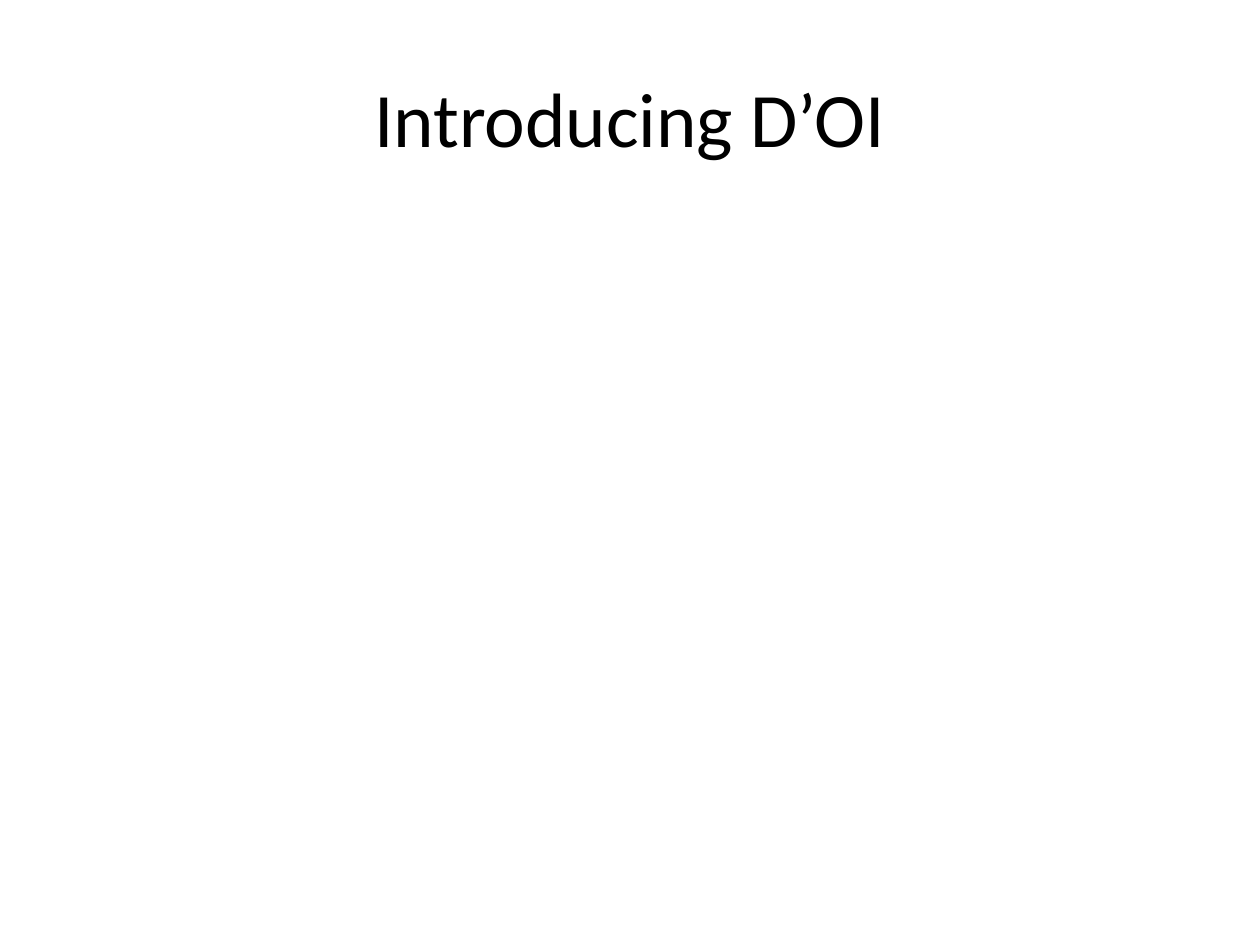
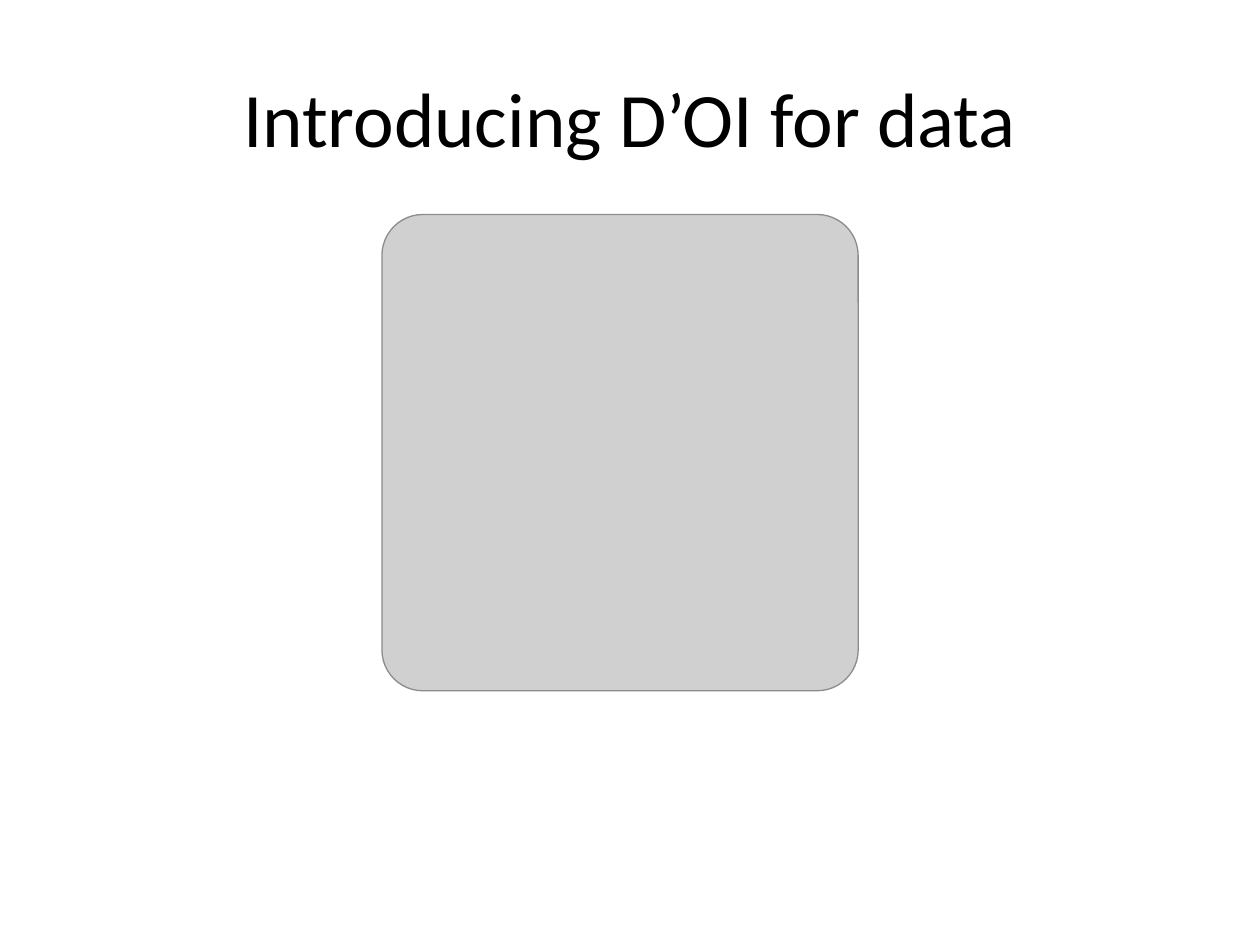
Before and after one commit to ScientificDataLabs/dataset-updates-plugin, a slide deck: slide 5 of Dataset-update-hack-presentation.pptx. Drawn at 1260x945 pixels with LibreOffice and Linux fonts; fonts in the diff are those of the drawing; grey boxes stand for pictures. Boxes give left, top, right and bottom in pixels: in the first picture for what was removed or moved away, otherwise in the second. Text is boxed around its words. In the diff, an @@ line names an element or a change of style, - is before the commit and + after.

Commit message:
Added the D'OI logo to the presentation

```diff
--- a/Dataset-update-hack-presentation.pptx
+++ b/Dataset-update-hack-presentation.pptx
@@ title at box(243, 93, 1015, 161): text changed @@
-Introducing D’OI
+Introducing D’OI for data
@@ picture added at box(382, 214, 858, 690) @@
```
Also in this commit, not shown: 1 other file.
